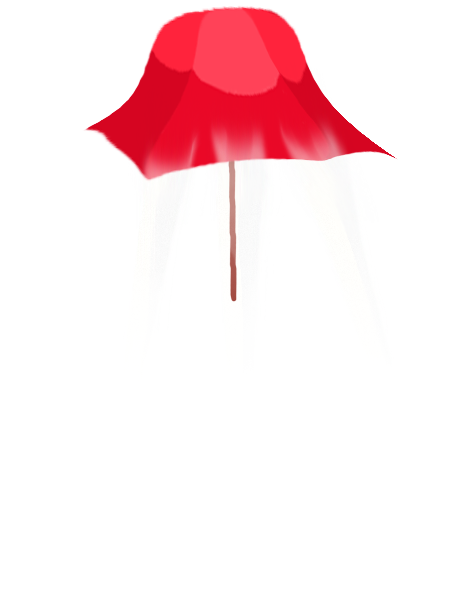
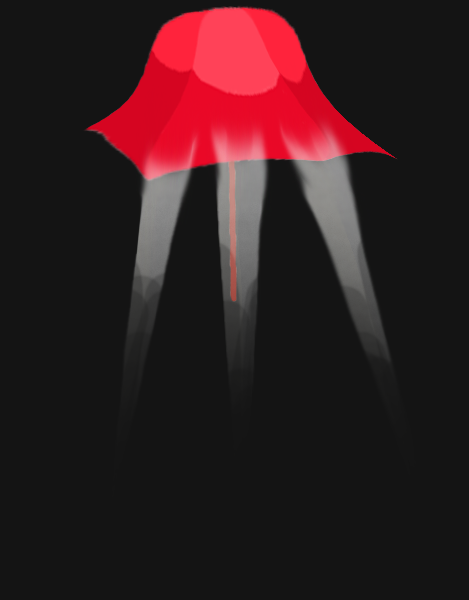
Layered file, before and after one edit (469×600). Changes by layer:
showed "Layer 2", painted on it over [left=0, top=0, right=469, bottom=600]
